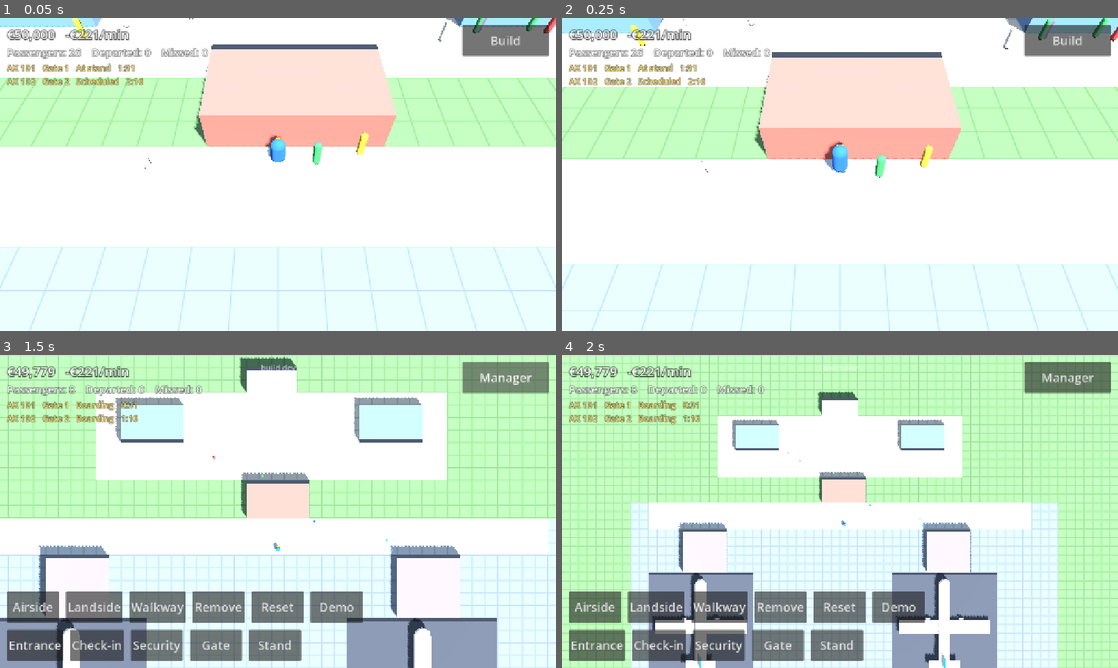
Above: before the commit, frames 1-4 (two rows, left to right).
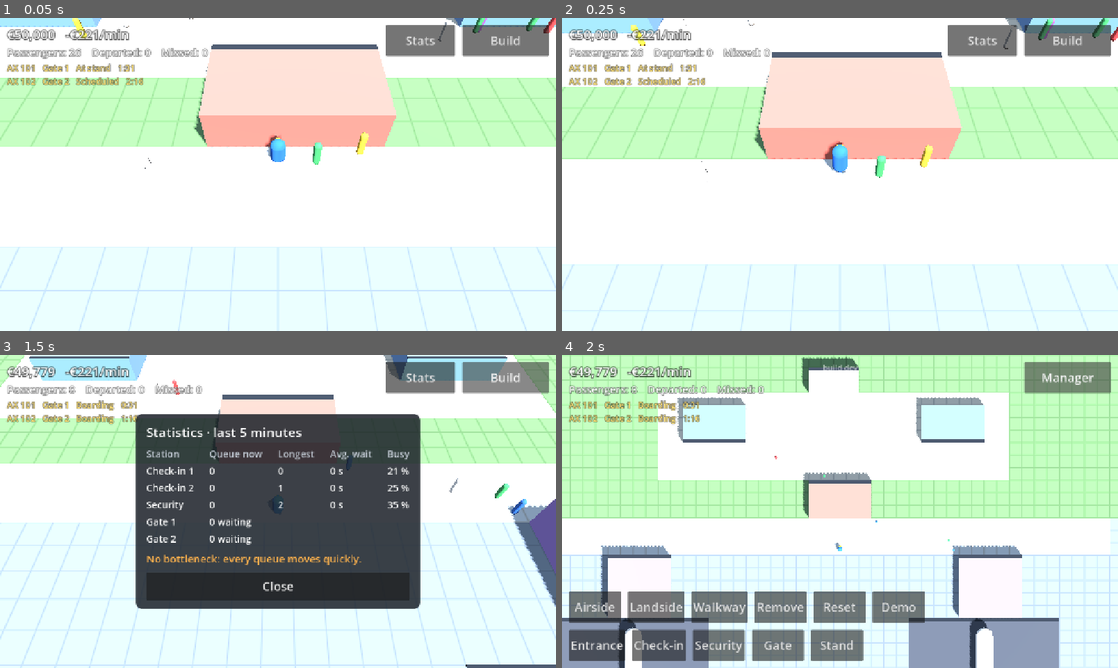
Above: after the commit, the same moments.

Repository: jakobmaier16-pixel/airport-idle
Game: Godot game, scene res://tests/screenshots.tscn
The game is run twice, just before and just after one commit, with the same random seed, the same clock (stepped at 60 frames per second) and the same inputs. This scene is started directly instead of the project's main scene.
Inputs:
- Up to frame 1 (0.05 s): no input
- Up to frame 2 (0.25 s): no input
- Up to frame 3 (1.5 s): click "Build" at 0.5 s; click "Manager" at 1.25 s
- Up to frame 4 (2 s): no input

The runs differ from the first frame. In frame 1, 1.3% of the frame differs, in the area x 69-82%, y 2-13%; in frame 2, 1.3%; in frame 3, 75%, in the area x 0-100%, y 0-100%; in frame 4, 48%.

Commit message:
Statistics panel with bottleneck finder (MVP item 8): MVP complete
- Stations record queue length and busy share every second and the
  wait of every served passenger, over the last 5 minutes
- Stats button (manager view) opens a table per station: queue now,
  longest queue, average wait, busy share; gates show waiting passengers
- The station with the longest average wait is highlighted as the
  bottleneck
- Top-right buttons grouped (Stats, Build); stats and station panel
  close each other; stats closes in the build view
- 7 statistics tests (91 total); design doc marks the MVP as complete

Co-Authored-By: Claude Opus 5.5 <noreply@anthropic.com>

Diff:
--- a/scenes/ui/hud.gd
+++ b/scenes/ui/hud.gd
@@ -19,18 +19,28 @@
 const MONEY_COLOR: Color = Color(1.0, 1.0, 1.0)
 const DEBT_COLOR: Color = Color(1.0, 0.4, 0.35)
 
+const STATS_FONT_SIZE: int = 22
+const BOTTLENECK_COLOR: Color = Color(1.0, 0.7, 0.3)
+## How often the statistics panel refreshes, in seconds.
+const STATS_REFRESH: float = 0.5
+
 ## Smallest size for touch buttons, in UI pixels (Apple recommends at least 44 pt).
 const BUTTON_MIN_SIZE: Vector2 = Vector2(120, 72)
 ## How long Reset / Demo wait for the confirming second tap.
 const CONFIRM_TIME: float = 3.0
 
 var _build_view_open: bool = false
+var _stats_refresh_in: float = 0.0
 ## The building shown in the station panel, or null.
 var shown_station: Building = null
 var _tool: BuildMode.Tool = BuildMode.Tool.NONE
 
 @onready var joystick: TouchJoystick = $SafeArea/TouchJoystick
-@onready var _view_button: Button = $SafeArea/ViewButton
+@onready var _view_button: Button = $SafeArea/TopButtons/ViewButton
+@onready var _stats_button: Button = $SafeArea/TopButtons/StatsButton
+@onready var _stats_panel: Control = $SafeArea/StatsPanel
+@onready var _stats_table: GridContainer = $SafeArea/StatsPanel/Content/Table
+@onready var _bottleneck_label: Label = $SafeArea/StatsPanel/Content/BottleneckLabel
 @onready var _build_menu: Control = $SafeArea/BuildMenu
 @onready var _building_buttons: HBoxContainer = $SafeArea/BuildMenu/BuildingButtons
 @onready var _tool_panel: Control = $SafeArea/ToolPanel
@@ -72,13 +82,35 @@
 	_demo_button.pressed.connect(_on_confirm_button_pressed.bind(_demo_button, "Demo", showcase_confirmed))
 	_upgrade_button.pressed.connect(func() -> void: upgrade_pressed.emit(shown_station))
 	$SafeArea/StationPanel/Content/CloseButton.pressed.connect(hide_station)
+	_stats_button.pressed.connect(func() -> void: hide_stats() if _stats_panel.visible else show_stats())
+	$SafeArea/StatsPanel/Content/CloseButton.pressed.connect(hide_stats)
 	_update_visibility()
 	_show_build_info()
 
 
-func _process(_delta: float) -> void:
+func _process(delta: float) -> void:
 	if shown_station != null:
 		_update_station_panel()
+	if _stats_panel.visible:
+		_stats_refresh_in -= delta
+		if _stats_refresh_in <= 0.0:
+			_stats_refresh_in = STATS_REFRESH
+			_update_stats_panel()
+
+
+## Opens the statistics panel (manager view, design doc §13.1).
+func show_stats() -> void:
+	hide_station()
+	_stats_panel.visible = true
+	_update_stats_panel()
+
+
+func hide_stats() -> void:
+	_stats_panel.visible = false
+
+
+func is_stats_open() -> bool:
+	return _stats_panel.visible
 
 
 ## Test builds: shows what a tap did at the bottom of the screen (see TapFeedback).
@@ -90,6 +122,7 @@
 
 ## Opens the station panel for `building` (manager view, design doc §7.8).
 func show_station(building: Building) -> void:
+	hide_stats()
 	shown_station = building
 	_station_panel.visible = true
 	_update_station_panel()
@@ -136,6 +169,8 @@
 
 func set_build_view_open(open: bool) -> void:
 	_build_view_open = open
+	if open:
+		hide_stats()
 	_update_visibility()
 
 
@@ -155,6 +190,42 @@
 	_cancel_button.visible = placing
 	_place_button.visible = placing
 	_done_button.visible = painting
+	_stats_button.visible = not _build_view_open
+
+
+func _update_stats_panel() -> void:
+	var flow := Airport.passenger_flow
+	var bottleneck := flow.bottleneck()
+	for child in _stats_table.get_children():
+		child.queue_free()
+	for heading in ["Station", "Queue now", "Longest", "Avg. wait", "Busy"]:
+		_add_stats_cell(heading, Color(0.75, 0.78, 0.82))
+	for station in flow.stations():
+		var color := BOTTLENECK_COLOR if station == bottleneck else Color.WHITE
+		_add_stats_cell(flow.station_label(station.building), color)
+		if station.role() == BuildingType.Role.GATE:
+			_add_stats_cell("%d waiting" % station.queue_length(), color)
+			for i in 3:
+				_add_stats_cell("", color)
+			continue
+		var wait := station.average_wait(flow.time)
+		_add_stats_cell(str(station.queue_length()), color)
+		_add_stats_cell(str(station.longest_queue()), color)
+		_add_stats_cell("–" if wait < 0.0 else "%d s" % roundi(wait), color)
+		_add_stats_cell("%d %%" % roundi(station.busy_share() * 100.0), color)
+	if bottleneck != null:
+		_bottleneck_label.text = "Bottleneck: %s · avg wait %d s" % [
+			flow.station_label(bottleneck.building), roundi(bottleneck.average_wait(flow.time))]
+	else:
+		_bottleneck_label.text = "No bottleneck: every queue moves quickly."
+
+
+func _add_stats_cell(text: String, color: Color) -> void:
+	var cell := Label.new()
+	cell.text = text
+	cell.add_theme_font_size_override(&"font_size", STATS_FONT_SIZE)
+	cell.add_theme_color_override(&"font_color", color)
+	_stats_table.add_child(cell)
 
 
 func _update_station_panel() -> void:
--- a/scenes/ui/hud.tscn
+++ b/scenes/ui/hud.tscn
@@ -52,11 +52,21 @@
 [node name="TouchJoystick" parent="SafeArea" instance=ExtResource("3_joystick")]
 layout_mode = 2
 
-[node name="ViewButton" type="Button" parent="SafeArea"]
+[node name="TopButtons" type="HBoxContainer" parent="SafeArea"]
+layout_mode = 2
+size_flags_horizontal = 8
+size_flags_vertical = 0
+mouse_filter = 2
+
+[node name="StatsButton" type="Button" parent="SafeArea/TopButtons"]
+custom_minimum_size = Vector2(160, 72)
+layout_mode = 2
+focus_mode = 0
+text = "Stats"
+
+[node name="ViewButton" type="Button" parent="SafeArea/TopButtons"]
 custom_minimum_size = Vector2(200, 72)
 layout_mode = 2
-size_flags_horizontal = 8
-size_flags_vertical = 0
 focus_mode = 0
 text = "Build"
 
@@ -169,6 +179,39 @@
 text = "Upgrade"
 
 [node name="CloseButton" type="Button" parent="SafeArea/StationPanel/Content"]
+custom_minimum_size = Vector2(0, 64)
+layout_mode = 2
+focus_mode = 0
+text = "Close"
+
+[node name="StatsPanel" type="PanelContainer" parent="SafeArea"]
+visible = false
+layout_mode = 2
+size_flags_horizontal = 4
+size_flags_vertical = 4
+theme_override_styles/panel = SubResource("StyleBox_station_panel")
+
+[node name="Content" type="VBoxContainer" parent="SafeArea/StatsPanel"]
+layout_mode = 2
+theme_override_constants/separation = 14
+
+[node name="TitleLabel" type="Label" parent="SafeArea/StatsPanel/Content"]
+layout_mode = 2
+theme_override_font_sizes/font_size = 30
+text = "Statistics · last 5 minutes"
+
+[node name="Table" type="GridContainer" parent="SafeArea/StatsPanel/Content"]
+layout_mode = 2
+theme_override_constants/h_separation = 36
+theme_override_constants/v_separation = 8
+columns = 5
+
+[node name="BottleneckLabel" type="Label" parent="SafeArea/StatsPanel/Content"]
+layout_mode = 2
+theme_override_colors/font_color = Color(1, 0.7, 0.3, 1)
+theme_override_font_sizes/font_size = 24
+
+[node name="CloseButton" type="Button" parent="SafeArea/StatsPanel/Content"]
 custom_minimum_size = Vector2(0, 64)
 layout_mode = 2
 focus_mode = 0
--- a/scripts/simulation/passenger.gd
+++ b/scripts/simulation/passenger.gd
@@ -32,5 +32,7 @@
 var offset: Vector3 = Vector3.ZERO
 ## Clothing color (index into the visual palette).
 var color_index: int = 0
+## Simulation time when the passenger joined their current queue (for wait statistics).
+var queued_since: float = 0.0
 ## Seconds until a STUCK passenger tries again.
 var retry_in: float = 0.0
--- a/scripts/simulation/passenger_flow.gd
+++ b/scripts/simulation/passenger_flow.gd
@@ -32,6 +32,7 @@
 var _network: WalkwayNetwork = WalkwayNetwork.new()
 var _stations: Dictionary[Building, Station] = {}
 var _route_entrances: Array[Building] = []
+var _sample_timer: float = 0.0
 var _rng: RandomNumberGenerator = RandomNumberGenerator.new()
 
 
@@ -65,6 +66,38 @@
 	return _stations.get(building)
 
 
+## Every station in a stable order: check-ins, security, gates, each in the order they were built.
+func stations() -> Array[Station]:
+	var result: Array[Station] = []
+	for role in [Role.CHECK_IN, Role.SECURITY, Role.GATE]:
+		for building in Airport.buildings:
+			if building.type.role == role and _stations.has(building):
+				result.append(_stations[building])
+	return result
+
+
+## "Check-in 2", or just "Security" when there is only one of a kind.
+func station_label(building: Building) -> String:
+	var same_kind := Airport.buildings.filter(func(b: Building) -> bool: return b.type == building.type)
+	if same_kind.size() == 1:
+		return building.type.display_name
+	return "%s %d" % [building.type.display_name, same_kind.find(building) + 1]
+
+
+## The check-in or security with the longest average wait (at least `min_wait` seconds), or null.
+func bottleneck(min_wait: float = 5.0) -> Station:
+	var worst: Station = null
+	var worst_wait := min_wait
+	for station: Station in _stations.values():
+		if station.role() == Role.GATE:
+			continue
+		var wait := station.average_wait(time)
+		if wait >= worst_wait:
+			worst_wait = wait
+			worst = station
+	return worst
+
+
 ## Gates are numbered in the order they were built, starting at 1.
 func gate_number(gate: Building) -> int:
 	var number := 0
@@ -110,6 +143,11 @@
 	schedule.tick(time, delta, self)
 	for station: Station in _stations.values():
 		_tick_station(station, delta)
+	_sample_timer += delta
+	while _sample_timer >= 1.0:
+		_sample_timer -= 1.0
+		for station: Station in _stations.values():
+			station.record_sample()
 
 	for passenger in passengers:
 		match passenger.state:
@@ -258,6 +296,7 @@
 		station.waiting.append(passenger)
 	else:
 		passenger.state = Passenger.State.QUEUING
+		passenger.queued_since = time
 		station.queue.append(passenger)
 
 
@@ -287,6 +326,7 @@
 			var next: Passenger = station.queue.pop_front()
 			next.state = Passenger.State.IN_SERVICE
 			station.serving[i] = next
+			station.record_wait(time, time - next.queued_since)
 			# Some passengers are quicker than others.
 			station.service_left[i] = station.building.service_time() * _rng.randf_range(0.75, 1.25)
 
--- a/scripts/simulation/station.gd
+++ b/scripts/simulation/station.gd
@@ -1,6 +1,10 @@
 class_name Station
 extends RefCounted
-## A building passengers visit (check-in, security, gate) with its queue. Pure data.
+## A building passengers visit (check-in, security, gate) with its queue and its statistics
+## (design doc §13.1). Pure data.
+
+## Statistics cover this many seconds (one sample per second).
+const STATS_WINDOW: int = 300
 
 var building: Building
 ## Walkable cells along the side where passengers arrive (front), in row order.
@@ -17,10 +21,20 @@
 ## Gates only: passengers waiting inside for their flight to board.
 var waiting: Array[Passenger] = []
 
+# Statistics: one sample per second (ring buffers), and the waits of recently served passengers.
+var _queue_samples: PackedInt32Array = PackedInt32Array()
+var _busy_samples: PackedFloat32Array = PackedFloat32Array()
+var _sample_index: int = 0
+var _samples_taken: int = 0
+var _wait_times: PackedFloat32Array = PackedFloat32Array()
+var _wait_seconds: PackedFloat32Array = PackedFloat32Array()
+
 
 func _init(placed: Building) -> void:
 	building = placed
 	sync_slots()
+	_queue_samples.resize(STATS_WINDOW)
+	_busy_samples.resize(STATS_WINDOW)
 	var directions: Array[Vector2i] = [Vector2i(0, -1), Vector2i(1, 0), Vector2i(0, 1), Vector2i(-1, 0)]
 	var front := directions[placed.rotation_steps]
 	outward = Vector3(front.x, 0.0, front.y)
@@ -38,6 +52,65 @@
 	return building.type.role
 
 
+## Records one statistics sample; called once per simulated second.
+func record_sample() -> void:
+	_queue_samples[_sample_index] = queue_length()
+	_busy_samples[_sample_index] = busy_share_now()
+	_sample_index = (_sample_index + 1) % STATS_WINDOW
+	_samples_taken = mini(_samples_taken + 1, STATS_WINDOW)
+
+
+## Records how long a passenger stood in the queue before being served.
+func record_wait(now: float, seconds: float) -> void:
+	_wait_times.append(now)
+	_wait_seconds.append(seconds)
+	# Forget waits that are older than the statistics window.
+	while not _wait_times.is_empty() and _wait_times[0] < now - STATS_WINDOW:
+		_wait_times.remove_at(0)
+		_wait_seconds.remove_at(0)
+
+
+## Passengers in the queue right now (gates: waiting for their flight).
+func queue_length() -> int:
+	return waiting.size() if role() == BuildingType.Role.GATE else queue.size()
+
+
+## Share of counters / lanes in use right now (0..1).
+func busy_share_now() -> float:
+	if serving.is_empty():
+		return 0.0
+	return float(serving.size() - serving.count(null)) / serving.size()
+
+
+## Longest queue over the statistics window.
+func longest_queue() -> int:
+	var longest := queue_length()
+	for i in _samples_taken:
+		longest = maxi(longest, _queue_samples[i])
+	return longest
+
+
+## Average seconds in the queue over the statistics window, or -1 if nobody was served.
+func average_wait(now: float) -> float:
+	var total := 0.0
+	var count := 0
+	for i in _wait_times.size():
+		if _wait_times[i] >= now - STATS_WINDOW:
+			total += _wait_seconds[i]
+			count += 1
+	return total / count if count > 0 else -1.0
+
+
+## Average share of counters / lanes in use over the statistics window (0..1).
+func busy_share() -> float:
+	if _samples_taken == 0:
+		return busy_share_now()
+	var total := 0.0
+	for i in _samples_taken:
+		total += _busy_samples[i]
+	return total / _samples_taken
+
+
 ## How many passengers are queuing or being served, for passengers choosing between stations.
 func busyness() -> int:
 	return queue.size() + serving.size() - serving.count(null)
--- a/tests/cases/test_01_startup.gd
+++ b/tests/cases/test_01_startup.gd
@@ -6,7 +6,7 @@
 	await start_game()
 	check(manager_camera().current, "manager camera is active")
 	check(not build_camera().current, "build camera is not active")
-	check_eq((ui("ViewButton") as Button).text, "Build", "view button text")
+	check_eq((ui("TopButtons/ViewButton") as Button).text, "Build", "view button text")
 	check(not ui("BuildMenu").visible, "build menu hidden in manager view")
 	check(not ui("ToolPanel").visible, "tool panel hidden in manager view")
 
--- /dev/null
+++ b/tests/cases/test_14_statistics.gd
@@ -0,0 +1,83 @@
+extends TestCase
+## Statistics panel and bottleneck finder (design doc §13.1).
+
+
+func _station(role: BuildingType.Role) -> Station:
+	for station in Airport.passenger_flow.stations():
+		if station.role() == role:
+			return station
+	return null
+
+
+func test_stations_record_queue_and_wait() -> void:
+	ShowcaseAirport.build(0.0)
+	sim_seconds(180)
+	var flow := Airport.passenger_flow
+	var check_in := _station(BuildingType.Role.CHECK_IN)
+	check(check_in.average_wait(flow.time) >= 0.0, "check-in has served passengers")
+	check(check_in.longest_queue() >= check_in.queue_length(), "longest queue covers the current one")
+	var busy := check_in.busy_share()
+	check(busy > 0.0 and busy <= 1.0, "busy share between 0 and 100 %%: %s" % busy)
+
+
+func test_old_waits_are_forgotten() -> void:
+	var building := Airport.place_building(type_of(&"check_in"), Vector2i(10, 10), 0)
+	var station := Station.new(building)
+	station.record_wait(0.0, 30.0)
+	check_eq(station.average_wait(10.0), 30.0, "recent wait counts")
+	station.record_wait(400.0, 10.0)
+	check_eq(station.average_wait(400.0), 10.0, "waits older than 5 minutes are forgotten")
+	check_eq(station.average_wait(800.0), -1.0, "no recent waits")
+
+
+func test_slow_security_is_the_bottleneck() -> void:
+	var security := type_of(&"security")
+	var normal_time := security.service_time
+	security.service_time = 25.0
+	ShowcaseAirport.build(0.0)
+	sim_seconds(200)
+	security.service_time = normal_time
+	var bottleneck := Airport.passenger_flow.bottleneck()
+	check(bottleneck != null and bottleneck.role() == BuildingType.Role.SECURITY, "security is the bottleneck")
+
+
+func test_station_labels() -> void:
+	ShowcaseAirport.build(0.0)
+	var flow := Airport.passenger_flow
+	var labels := flow.stations().map(func(s: Station) -> String: return flow.station_label(s.building))
+	check_eq(labels, ["Check-in 1", "Check-in 2", "Security", "Gate 1", "Gate 2"], "stations in order with numbers")
+
+
+func test_stats_panel_opens_and_shows_rows() -> void:
+	ShowcaseAirport.build(0.0)
+	sim_seconds(150)
+	await start_game()
+	await press(ui("TopButtons/StatsButton"))
+	await frames(2)
+	check(hud().is_stats_open(), "Stats opens the panel")
+	var table := ui("StatsPanel/Content/Table") as GridContainer
+	check_eq(table.get_child_count(), 6 * 5, "header + 5 stations, 5 columns")
+	var bottleneck := (ui("StatsPanel/Content/BottleneckLabel") as Label).text
+	check(bottleneck.begins_with("Bottleneck:") or bottleneck.begins_with("No bottleneck"), "bottleneck line: '%s'" % bottleneck)
+	await press(ui("StatsPanel/Content/CloseButton"))
+	check(not hud().is_stats_open(), "Close hides it")
+
+
+func test_stats_and_station_panel_never_overlap() -> void:
+	ShowcaseAirport.build(0.0)
+	await start_game()
+	await press(ui("TopButtons/StatsButton"))
+	hud().show_station(Airport.buildings[1])
+	check(not hud().is_stats_open(), "opening a station closes the statistics")
+	hud().show_stats()
+	check(not ui("StationPanel").visible, "opening statistics closes the station panel")
+
+
+func test_stats_only_in_manager_view() -> void:
+	await start_game()
+	await press(ui("TopButtons/StatsButton"))
+	await open_build_view()
+	check(not hud().is_stats_open(), "statistics close in the build view")
+	check(not ui("TopButtons/StatsButton").visible, "no Stats button in the build view")
+	await close_build_view()
+	check(ui("TopButtons/StatsButton").visible, "Stats button back in the manager view")
--- a/tests/screenshots.gd
+++ b/tests/screenshots.gd
@@ -30,6 +30,10 @@
 	await _shot("station_panel")
 	hud().hide_station()
 
+	hud().show_stats()
+	await _shot("stats_panel")
+	hud().hide_stats()
+
 	await open_build_view()
 	build_camera().center_on(Airport.grid.cell_to_world(Vector2i(32, 30)))
 	await _shot("build_view")
--- a/tests/test_case.gd
+++ b/tests/test_case.gd
@@ -147,13 +147,13 @@
 
 func open_build_view() -> void:
 	if not build_camera().current:
-		await press(ui("ViewButton"))
+		await press(ui("TopButtons/ViewButton"))
 		await frames(1)
 
 
 func close_build_view() -> void:
 	if build_camera().current:
-		await press(ui("ViewButton"))
+		await press(ui("TopButtons/ViewButton"))
 		await frames(1)
 
 
Not shown, added: tests/cases/test_14_statistics.gd.uid
Not shown, changed: docs/game_design.md
